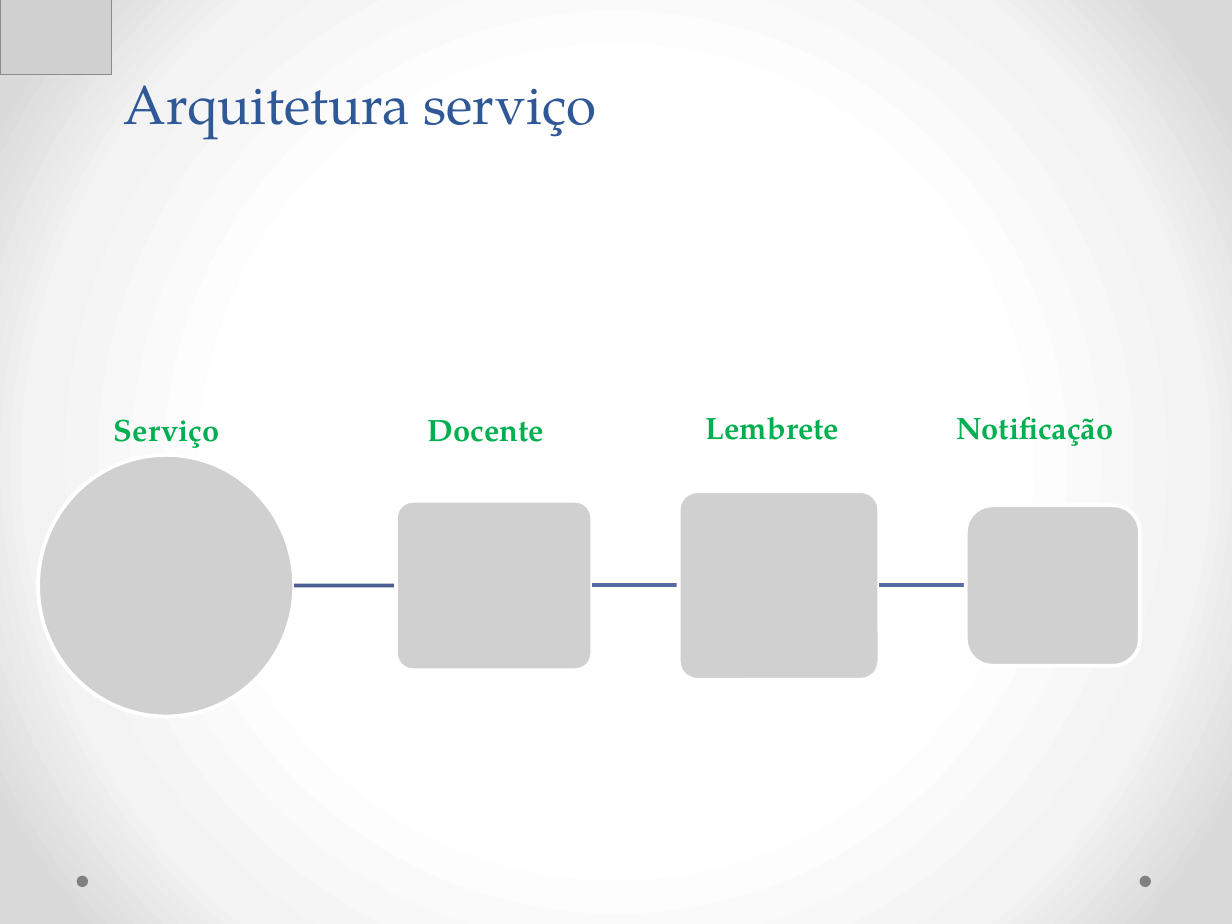
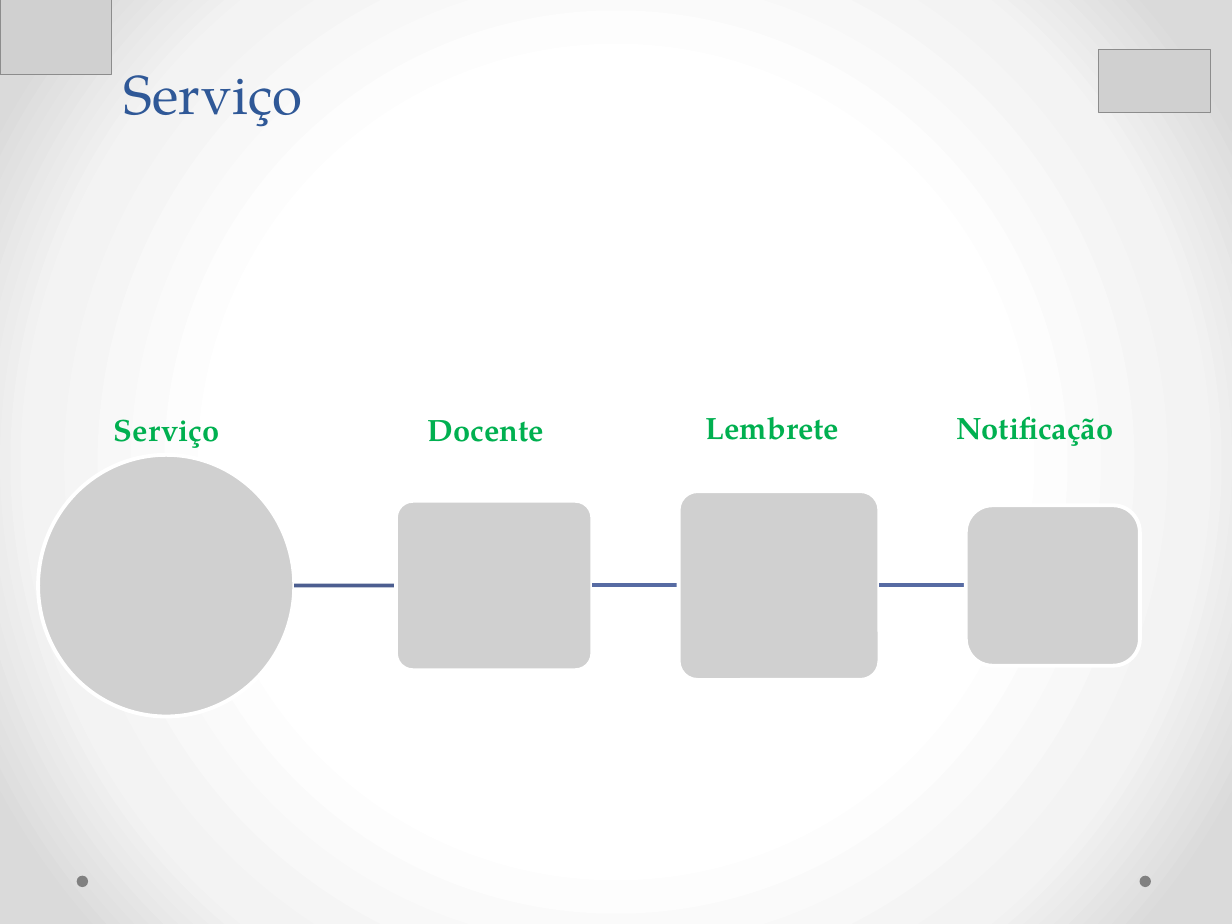
Before and after one commit to Neimarmg/TCC, a slide deck: slide 9 of Documentação final do projeto/Ppt-Final.pptx (slide 8 before the commit). Drawn at 1232x924 pixels with LibreOffice and Linux fonts; fonts in the diff are those of the drawing; grey boxes stand for pictures. Boxes give left, top, right and bottom in pixels: in the first picture for what was removed or moved away, otherwise in the second. Text is boxed around its words. In the diff, an @@ line names an element or a change of style, - is before the commit and + after.

```diff
--- a/Documentação final do projeto/Ppt-Final.pptx
+++ b/Documentação final do projeto/Ppt-Final.pptx
@@ picture added at bbox=[1099, 49, 1211, 113] @@
@@ title at bbox=[124, 75, 303, 127]: text changed @@
-Arquitetura serviço
+Serviço
```
Also in this commit, not shown: 8 other slides changed.
